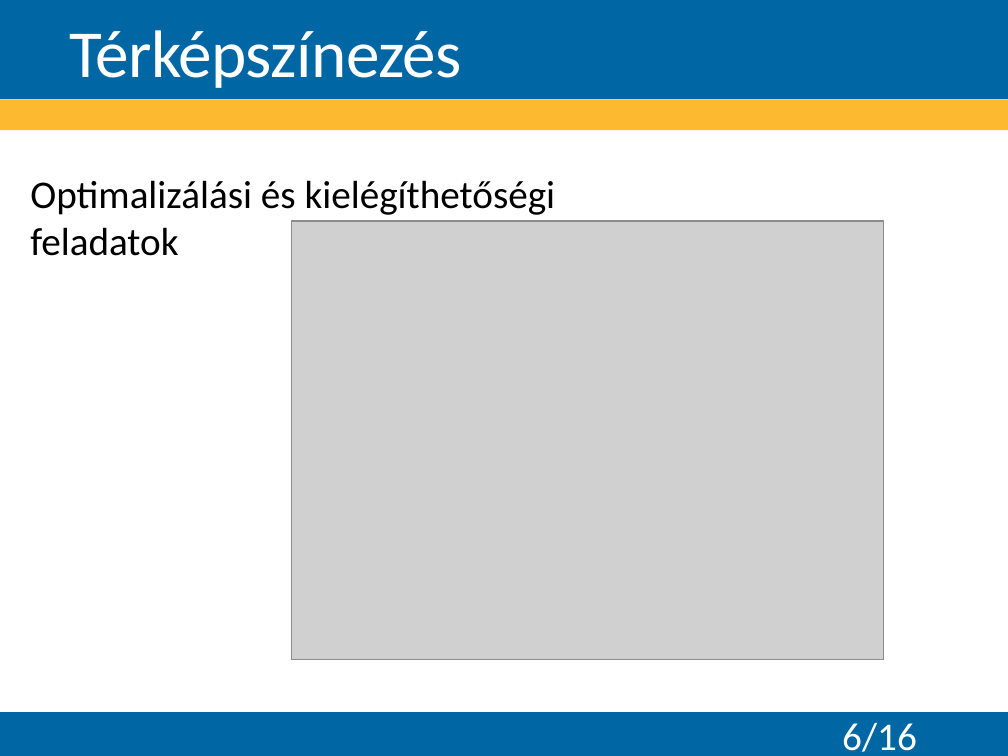
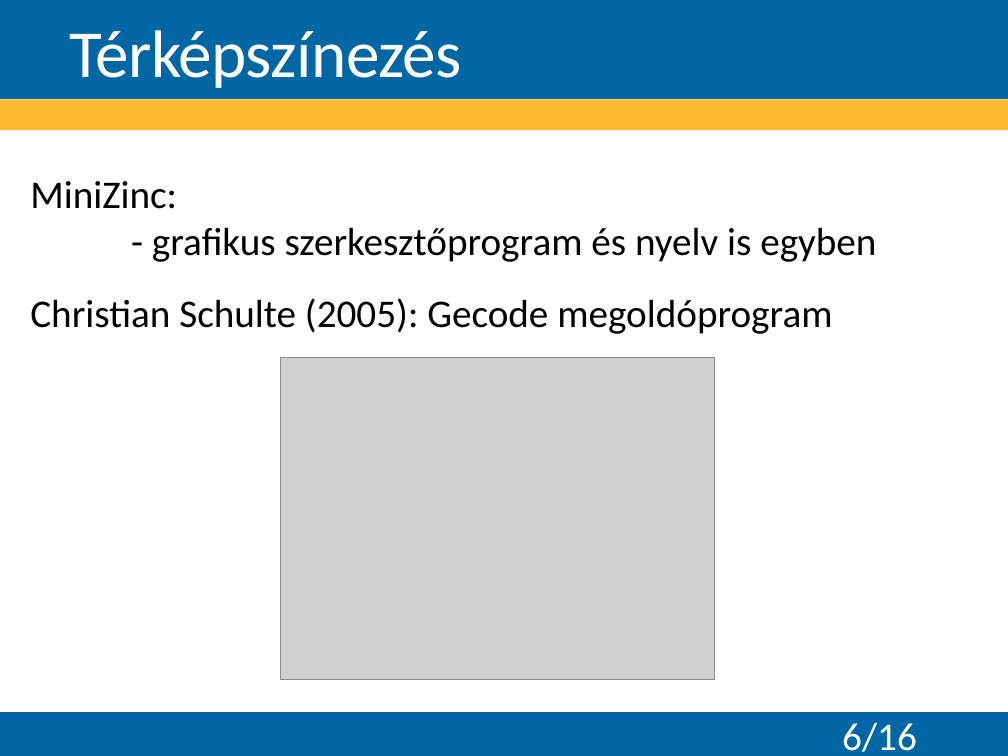
Before and after one commit to Teaching-projects/SZE-Peku221b, a slide deck: slide 6 of CP_Dolgozat/Előadás/Logikai feladványok megoldása korlátprogramozással.pptx. Drawn at 1008x756 pixels with LibreOffice and Linux fonts; fonts in the diff are those of the drawing; grey boxes stand for pictures; background and template pictures are left out. Boxes give left, top, right and bottom in pixels: in the first picture for what was removed or moved away, otherwise in the second. Text is boxed around its words. In the diff, an @@ line names an element or a change of style, - is before the commit and + after.

```diff
--- a/CP_Dolgozat/Előadás/Logikai feladványok megoldása korlátprogramozással.pptx
+++ b/CP_Dolgozat/Előadás/Logikai feladványok megoldása korlátprogramozással.pptx
@@ text at box(30, 181, 876, 334): text changed @@
-Optimalizálási és kielégíthetőségi feladatok
+MiniZinc:
+- grafikus szerkesztőprogram és nyelv is egyben
+Christian Schulte (2005): Gecode megoldóprogram
@@ picture: place and size @@
-picture at box(291, 221, 883, 659)
+picture at box(280, 358, 715, 679)
```
Also in this commit, not shown: 3 other slides changed.
